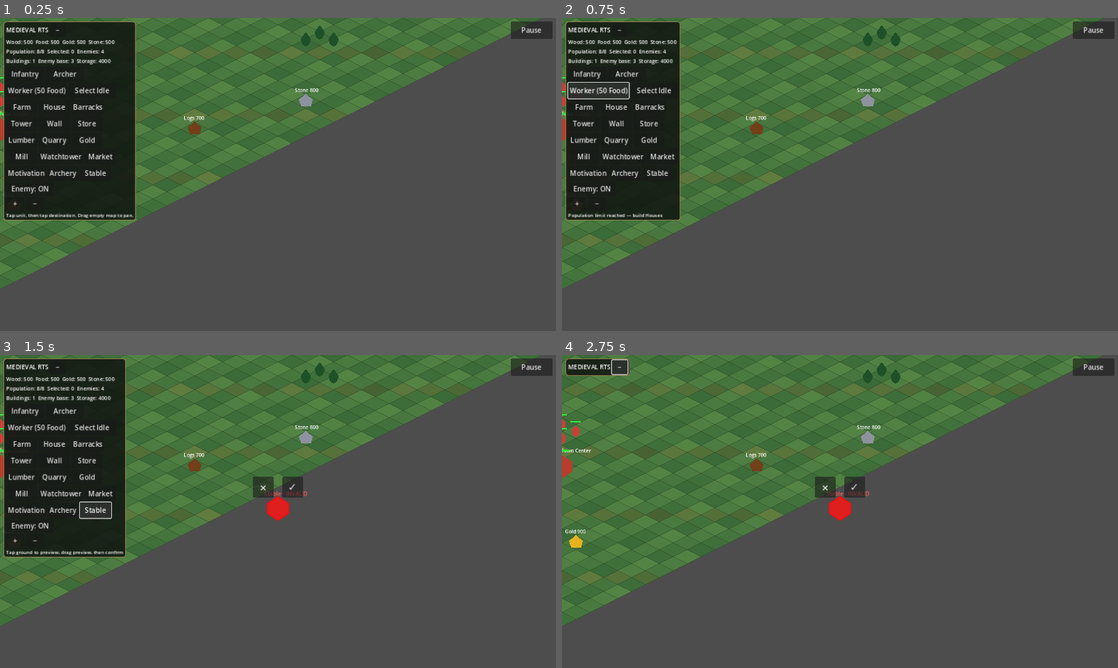
Above: before the commit, frames 1-4 (two rows, left to right).
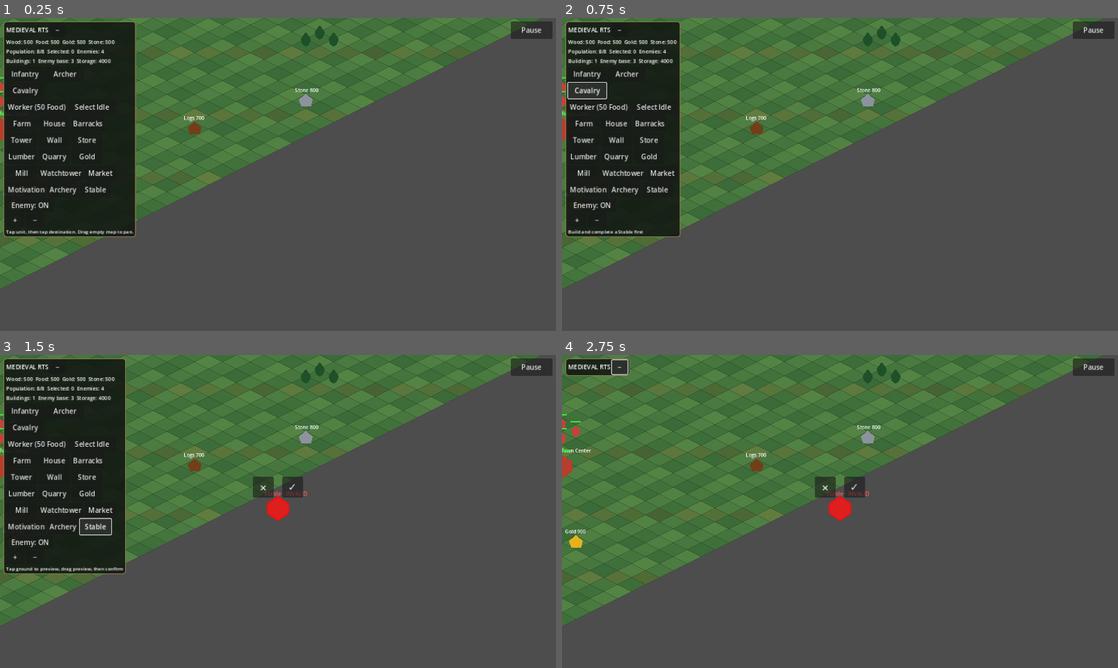
Above: after the commit, the same moments.

Repository: noub1234567-cmd/Medieval-RTS-Test
Game: Godot game, scene res://scenes/main.tscn
The game is run twice, just before and just after one commit, with the same random seed, the same clock (stepped at 60 frames per second) and the same inputs.
Inputs (mouse positions are in pixels of both pictures, inside the frame that each line leads up to):
- Up to frame 1 (0.25 s): no input
- Up to frame 2 (0.75 s): click (589, 89) at 0.5 s, where only the run after the commit has a clickable "Cavalry"
- Up to frame 3 (1.5 s): click "Stable" at 1.25 s
- Up to frame 4 (2.75 s): click "−" at 2 s

The runs differ from the first frame. In frame 1, 3.0% of the frame differs, in the area x 0-25%, y 22-70%; in frame 2, 2.8%; in frame 3, 2.9%; in frame 4, nothing differs.

Commit message:
Add Stable cavalry recruitment

Diff:
--- a/scripts/game.gd
+++ b/scripts/game.gd
@@ -746,6 +746,14 @@
 	recruit_archer_button.custom_minimum_size=Vector2(88,36)
 	recruit_archer_button.pressed.connect(recruit_archer)
 	recruit_row.add_child(recruit_archer_button)
+	var cavalry_row:=HBoxContainer.new()
+	cavalry_row.add_theme_constant_override("separation",3)
+	v.add_child(cavalry_row)
+	var recruit_cavalry_button:=Button.new()
+	recruit_cavalry_button.text="Cavalry"
+	recruit_cavalry_button.custom_minimum_size=Vector2(88,36)
+	recruit_cavalry_button.pressed.connect(recruit_cavalry)
+	cavalry_row.add_child(recruit_cavalry_button)
 	var worker_row:=HBoxContainer.new()
 	worker_row.add_theme_constant_override("separation",3)
 	v.add_child(worker_row)
@@ -915,6 +923,7 @@
 
 const LIGHT_INFANTRY_DATA:Resource=preload("res://resources/soldiers/light_infantry.tres")
 const ARCHER_DATA:Resource=preload("res://resources/soldiers/archer.tres")
+const CAVALRY_DATA:Resource=preload("res://resources/soldiers/cavalry.tres")
 
 func recruit_soldier() -> void:
 	var data:Resource=LIGHT_INFANTRY_DATA
@@ -971,6 +980,33 @@
 	units.append(archer)
 	update_status()
 	help_label.text="Archer recruited!"
+
+func recruit_cavalry() -> void:
+	var stable:Node2D=null
+	for b in buildings:
+		if is_instance_valid(b) and b.team==0 and b.building_type=="Stable" and b.is_complete and b.health>0:
+			stable=b
+			break
+	if stable==null:
+		help_label.text="Build and complete a Stable first"
+		return
+	if population+CAVALRY_DATA.population_cost>population_cap:
+		help_label.text="Population limit reached"
+		return
+	if resources.food<CAVALRY_DATA.food_cost or resources.gold<CAVALRY_DATA.gold_cost:
+		help_label.text="Cavalry costs %d food and %d gold" % [CAVALRY_DATA.food_cost,CAVALRY_DATA.gold_cost]
+		return
+	resources.food-=CAVALRY_DATA.food_cost
+	resources.gold-=CAVALRY_DATA.gold_cost
+	population+=CAVALRY_DATA.population_cost
+	var cavalry:Node2D=UnitScene.instantiate()
+	add_child(cavalry)
+	cavalry.set_team(0)
+	cavalry.apply_soldier_data(CAVALRY_DATA)
+	cavalry.position=find_spawn_position(stable.position)
+	units.append(cavalry)
+	update_status()
+	help_label.text="Cavalry recruited!"
 
 func find_spawn_position(origin:Vector2)->Vector2:
 	var offsets=[Vector2(48,0),Vector2(-48,0),Vector2(0,48),Vector2(0,-48),Vector2(48,48),Vector2(-48,-48),Vector2(48,-48),Vector2(-48,48)]
